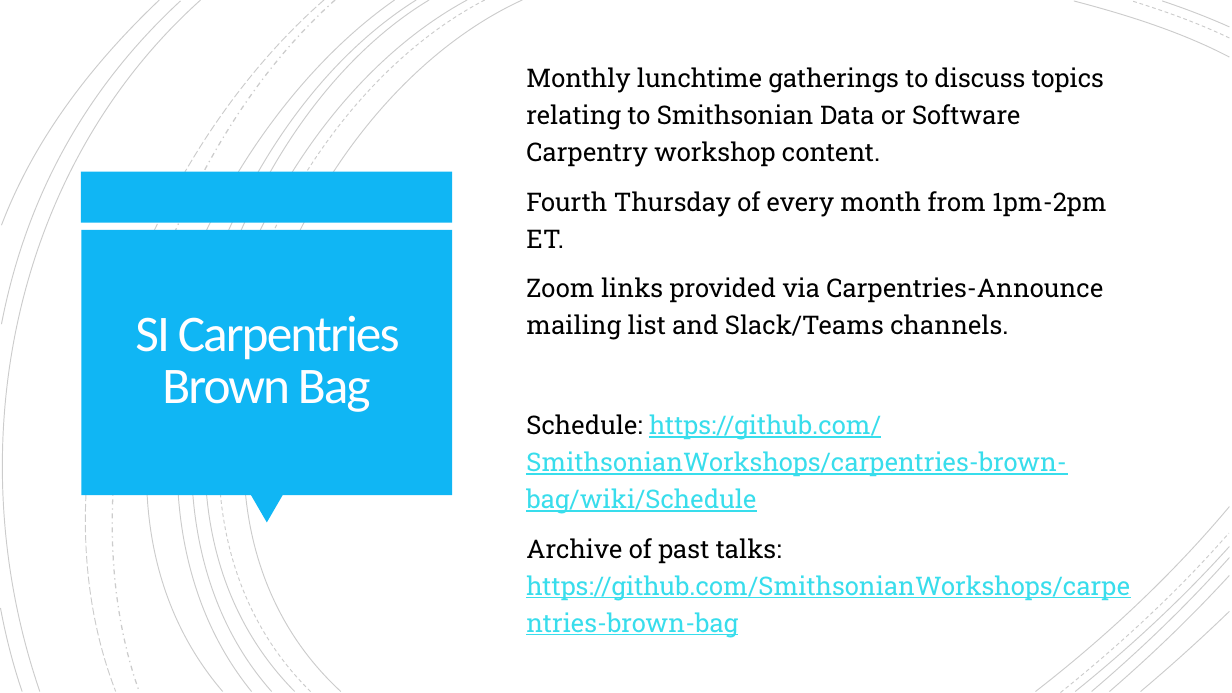
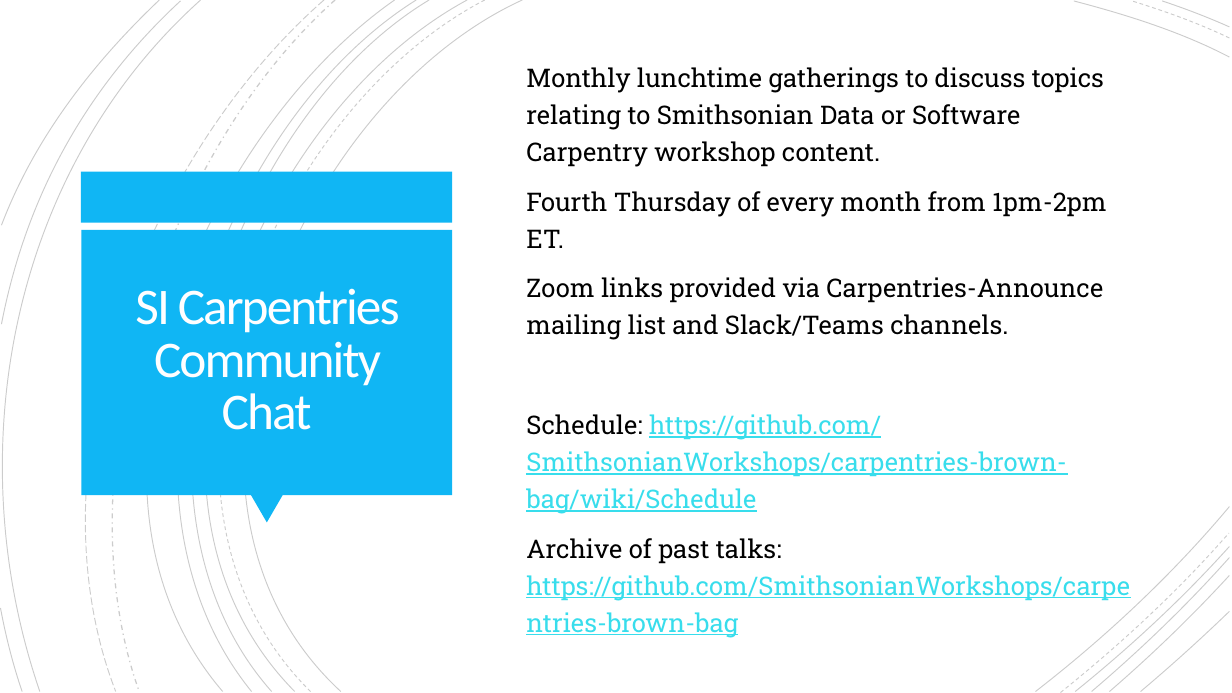
Before and after one commit to SmithsonianWorkshops/workshop-slides, a slide deck: slide 11 of Data Carpentry Wrap-Up.pptx. Drawn at 1232x693 pixels with LibreOffice and Linux fonts; fonts in the diff are those of the drawing. Boxes give left, top, right and bottom in pixels: in the first picture for what was removed or moved away, otherwise in the second. Text is boxed around its words. In the diff, an @@ line names an element or a change of style, - is before the commit and + after.

```diff
--- a/Data Carpentry Wrap-Up.pptx
+++ b/Data Carpentry Wrap-Up.pptx
@@ title at [135,288,400,430]: text changed @@
-SI Carpentries Brown Bag
+SI Carpentries Community Chat
```
Also in this commit, not shown: 3 other slides changed, 1 other file.
